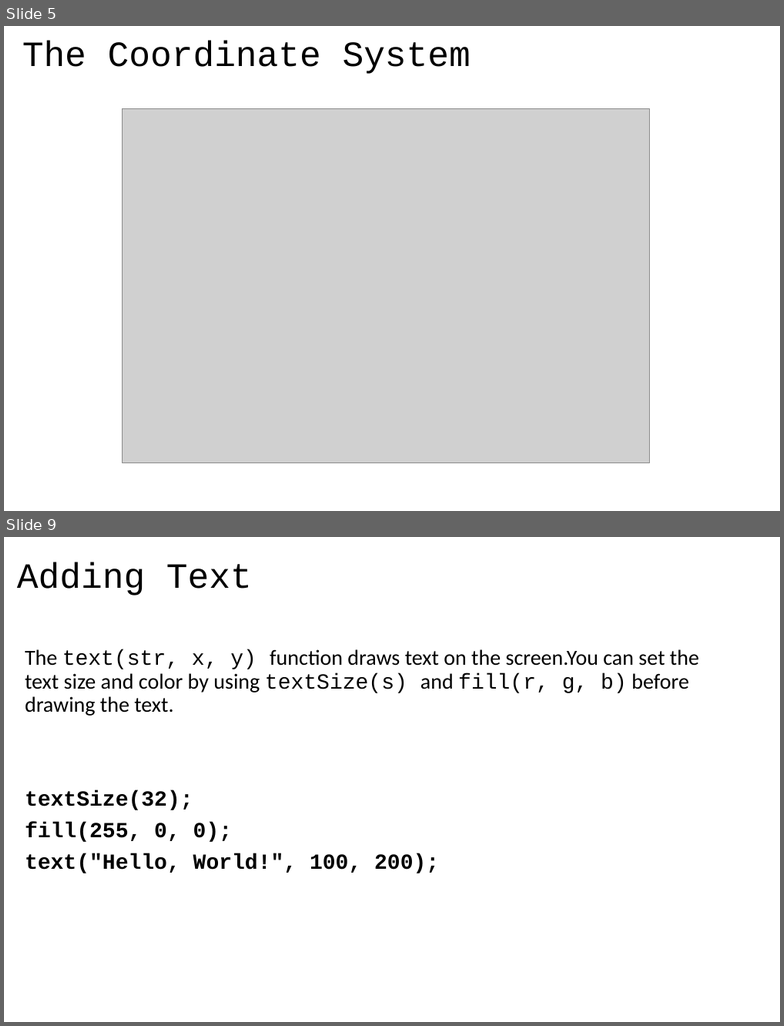
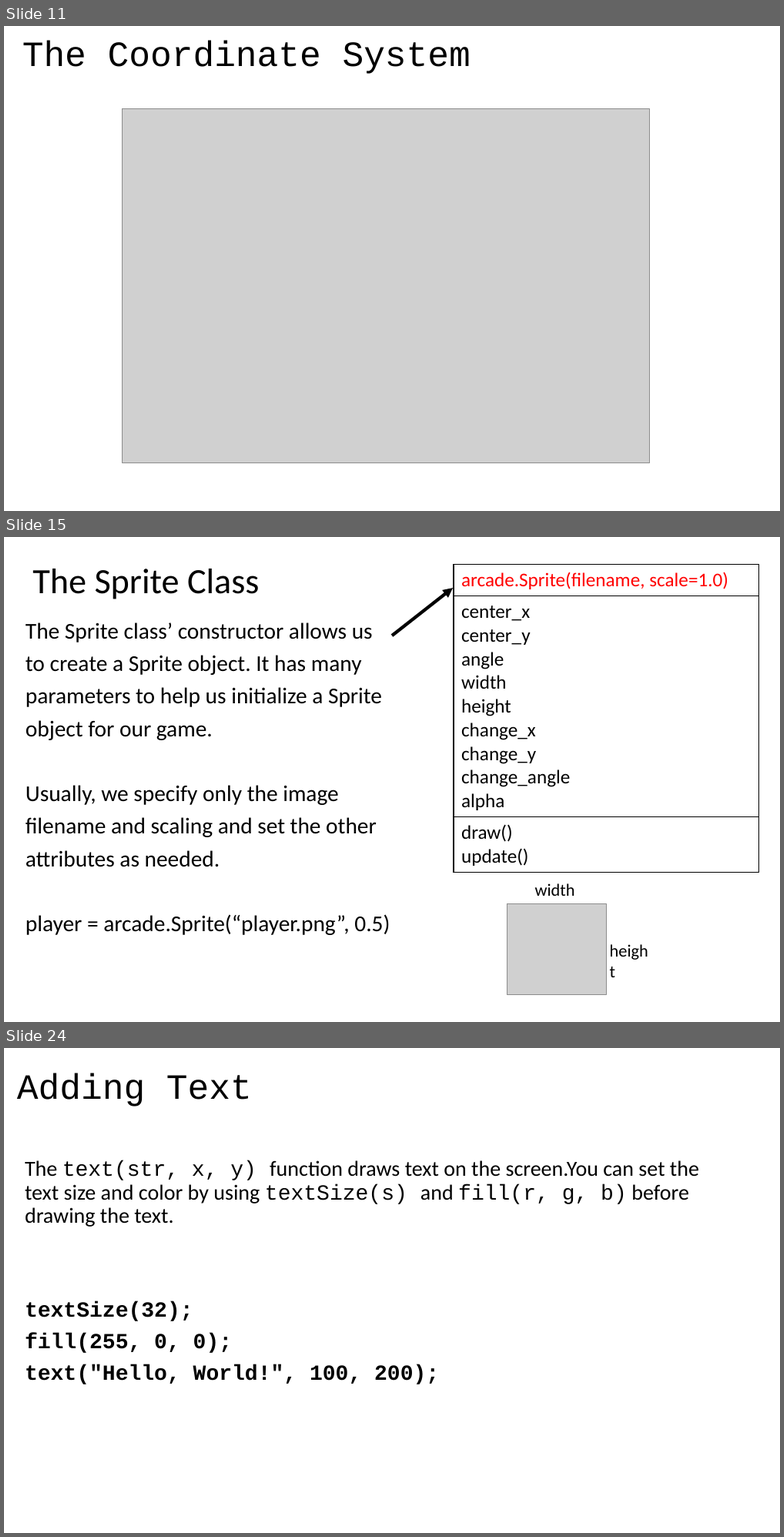
Before and after one commit to LongBaoNguyen/longbaonguyen.github.io, a slide deck: courses/apcsp/processing_arcade/processing1.pptx. Shown one above the other, each under a label of ours: slides 5 and 9 before the commit, slides 11, 15 and 24 after it; the slides between them are not shown. The pictures are 784x1026 and 784x1537 pixels, drawn with LibreOffice and Linux fonts; fonts in the diff are those of the drawing; grey boxes stand for pictures. Boxes give left, top, right and bottom in pixels: in the first picture for what was removed or moved away, otherwise in the second. Text is boxed around its words. In the diff, an @@ line names an element or a change of style, - is before the commit and + after.

```diff
--- a/courses/apcsp/processing_arcade/processing1.pptx
+++ b/courses/apcsp/processing_arcade/processing1.pptx
@@ slide 15 added at (4,537,780,1022), background #FFFFFF @@
@@ title added at (32,569,259,599), 33 pt, text #000000 @@
+The Sprite Class
@@ table added at (454,564,759,869), 3 rows, 1 columns @@
+arcade.Sprite(filename, scale=1.0)
+center_x / center_y / angle / width / height / change_x / change_y / change_angle / alpha
+draw() / update()
@@ arrow added from (392, 636) to (453, 589), #000000 3 pt @@
@@ text added at (26,622,390,935), 21 pt, text #000000 @@
+The Sprite class’ constructor allows us
+to create a Sprite object. It has many
+parameters to help us initialize a Sprite
+object for our game.
+Usually, we specify only the image
+filename and scaling and set the other
+attributes as needed.
+player = arcade.Sprite(“player.png”, 0.5)
@@ picture added at (507,904,606,995) @@
@@ text added at (535,883,575,896), 16 pt, text #000000 @@
+width
@@ text added at (602,936,661,964), 16 pt, text #000000 @@
+height
@@ what was slide 5 is now slide 11 @@
@@ what was slide 9 is now slide 24 @@
```
Also in this commit, not shown: 5 slides changed, 12 other slides added, 20 other files.
